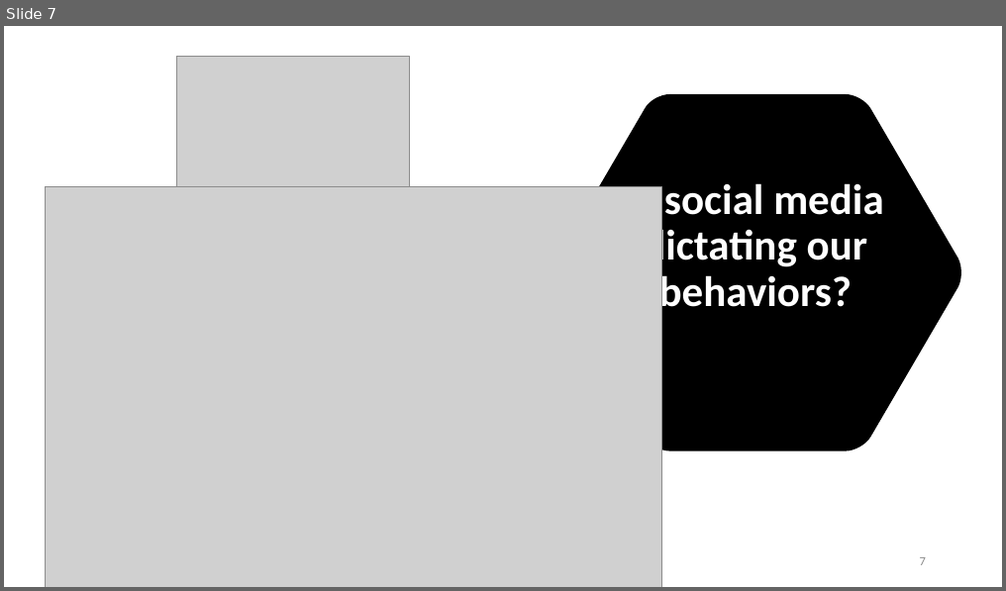
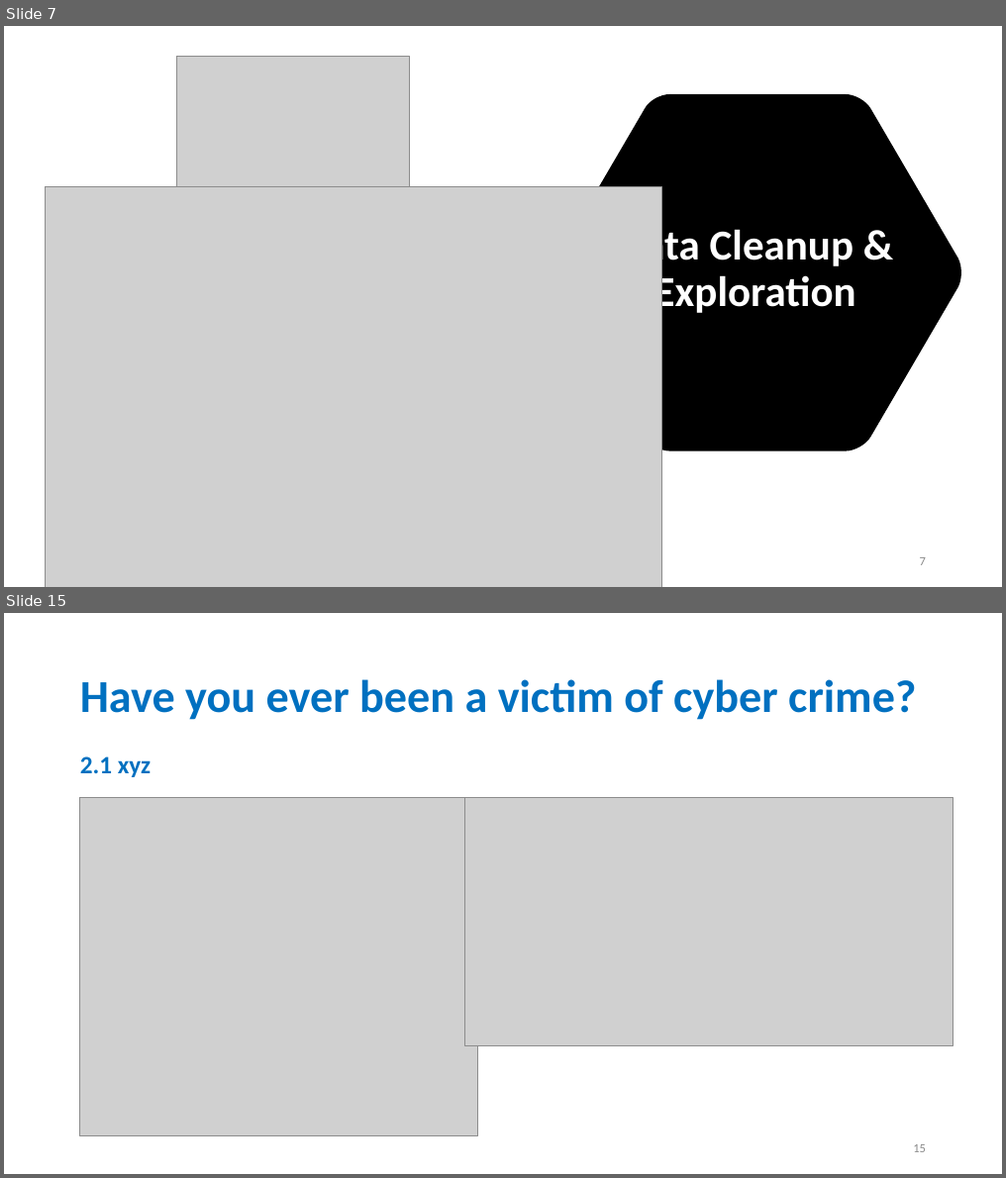
Before and after one commit to stephen823/Group_Project_1-How-Does-Social-Media-Impact-Our-Live, a slide deck: 002 - Deliverables/Social_Media_v0.01.pptx. Shown one above the other, each under a label of ours: slide 7 before the commit, slides 7 and 15 after it; the slides between them are not shown. The pictures are 1006x591 and 1006x1178 pixels, drawn with LibreOffice and Linux fonts; fonts in the diff are those of the drawing; grey boxes stand for pictures. Boxes give left, top, right and bottom in pixels: in the first picture for what was removed or moved away, otherwise in the second. Text is boxed around its words. In the diff, an @@ line names an element or a change of style, - is before the commit and + after.

```diff
--- a/002 - Deliverables/Social_Media_v0.01.pptx
+++ b/002 - Deliverables/Social_Media_v0.01.pptx
@@ slide 15 added at (4,613,1002,1174), background #FFFFFF @@
@@ title added at (80,679,916,720), 44 pt, text #0070C0, bold @@
+Have you ever been a victim of cyber crime?
@@ text added at (80,757,151,777), 24 pt, text #0070C0, bold @@
+2.1 xyz
@@ picture added at (79,797,478,1137) @@
@@ picture added at (464,797,953,1046) @@
@@ page number added at (913,1145,926,1153), 12 pt, text #8C8C8C @@
+15
@@ slide 7 changed as well @@
@@ title at (617,225,856,317): text changed @@
-Is social media dictating our behaviors?
+Data Cleanup & Exploration
```
Also in this commit, not shown: 4 other slides changed, 13 other slides added, 14 slides removed, 3 other files.
